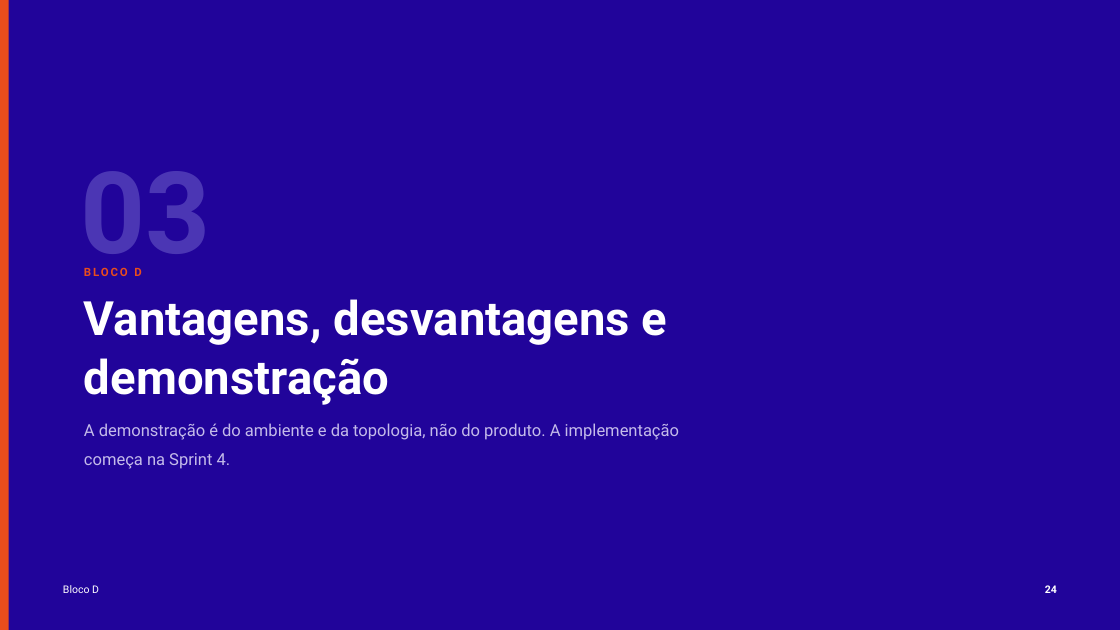
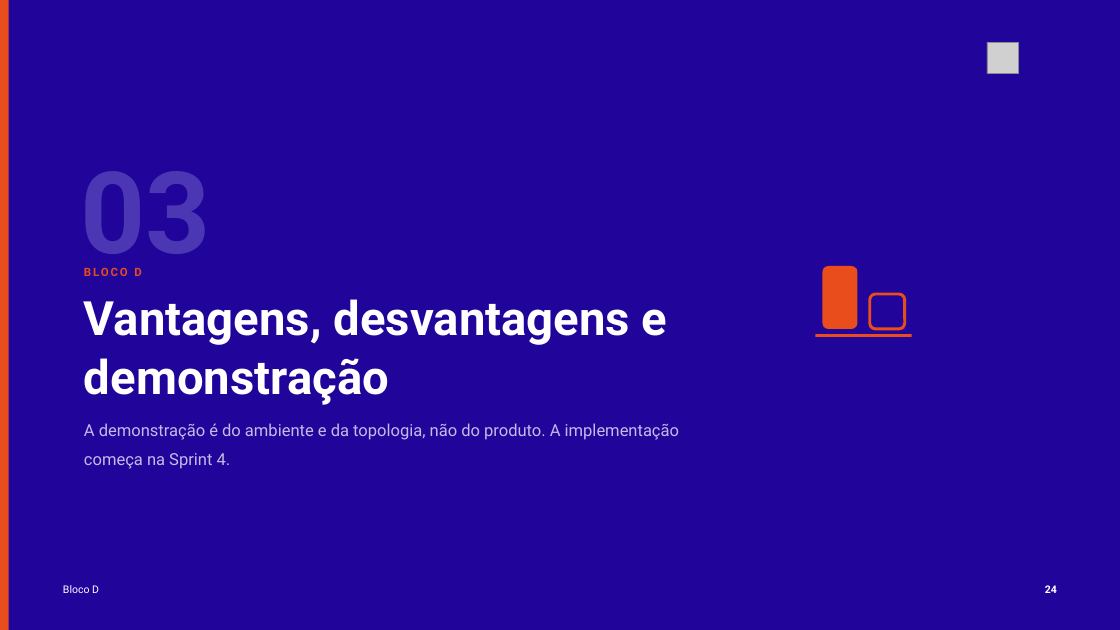
Before and after one commit to tcpassos/invite-app, a slide deck: slide 24 of trabalhos/T1-Docker-Invite-People.pptx. Drawn at 1120x630 pixels with LibreOffice and Linux fonts; fonts in the diff are those of the drawing; grey boxes stand for pictures. Boxes give left, top, right and bottom in pixels: in the first picture for what was removed or moved away, otherwise in the second. Text is boxed around its words. In the diff, an @@ line names an element or a change of style, - is before the commit and + after.

```diff
--- a/trabalhos/T1-Docker-Invite-People.pptx
+++ b/trabalhos/T1-Docker-Invite-People.pptx
@@ picture added at [987, 42, 1019, 74] @@
@@ rounded rectangle added at [823, 266, 858, 329], fill #E94D1C @@
@@ rounded rectangle added at [870, 294, 905, 329], outline #E94D1C 2.5 pt @@
@@ rectangle added at [816, 334, 912, 337], fill #E94D1C @@
```
Also in this commit, not shown: 35 other slides changed, 4 other files.
